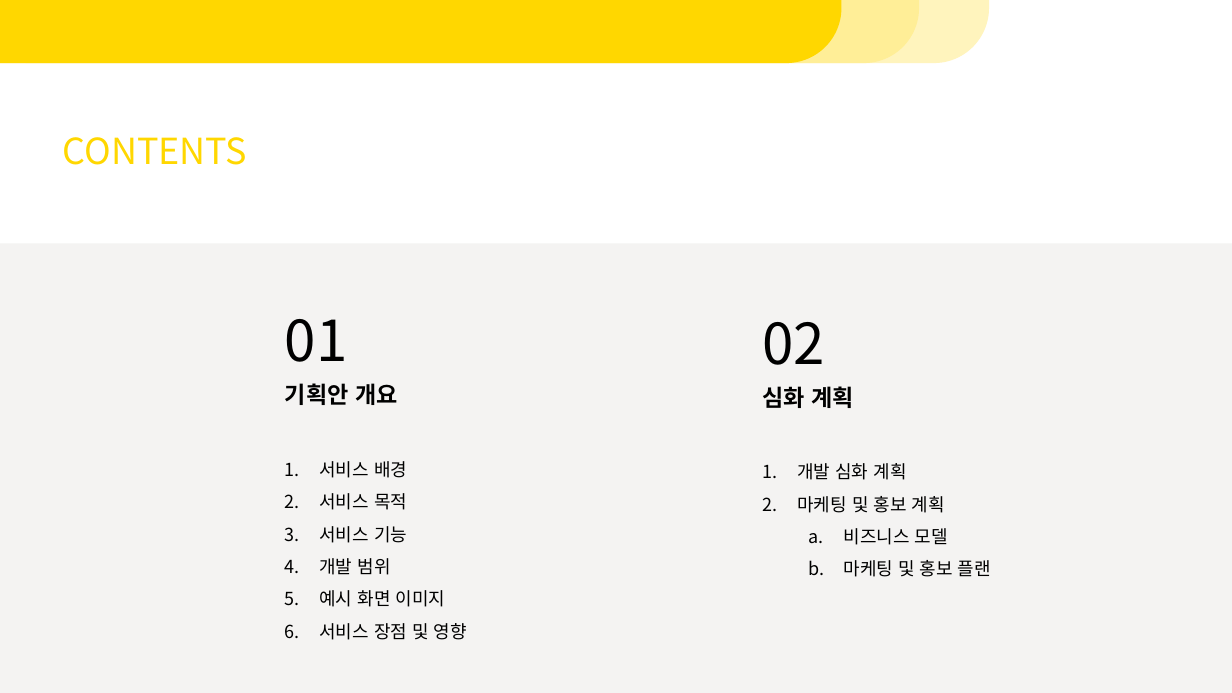
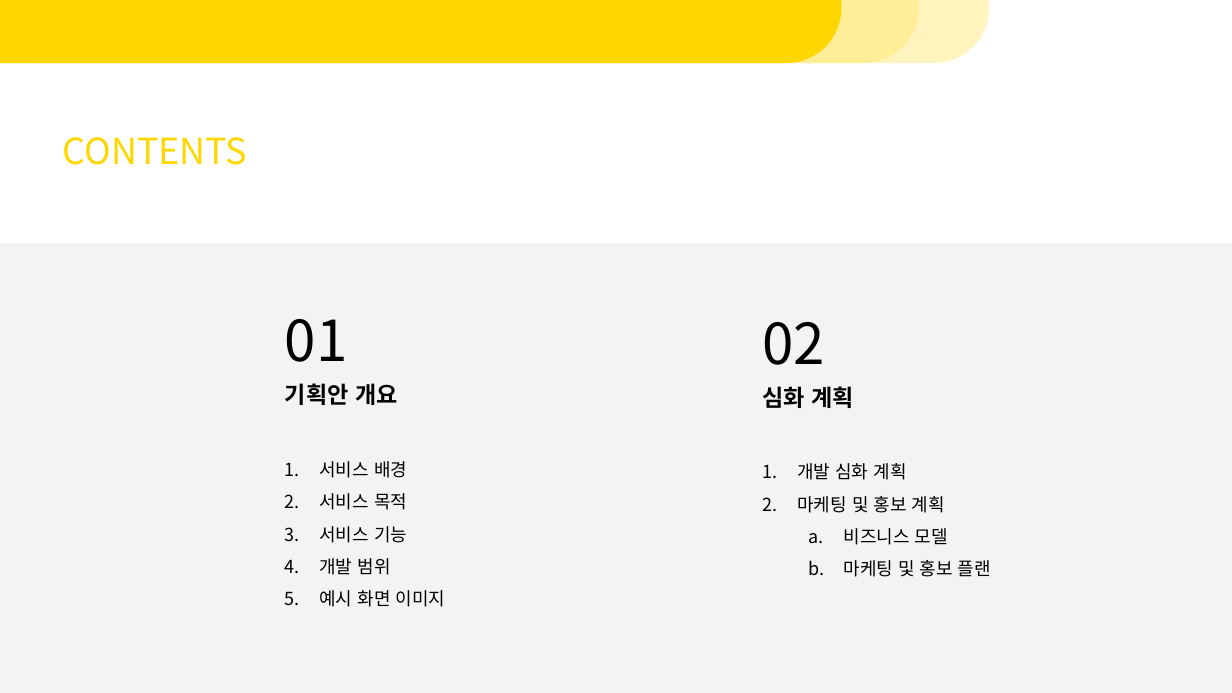
Before and after one commit to Khackathon/k-hackathon, a slide deck: slide 2 of 은아/(발표용)K-해커톤 ppt.pptx. Drawn at 1232x693 pixels with LibreOffice and Linux fonts; fonts in the diff are those of the drawing. Boxes give left, top, right and bottom in pixels: in the first picture for what was removed or moved away, otherwise in the second. Text is boxed around its words. In the diff, an @@ line names an element or a change of style, - is before the commit and + after.

```diff
--- a/은아/(발표용)K-해커톤 ppt.pptx
+++ b/은아/(발표용)K-해커톤 ppt.pptx
@@ text at box(319, 623, 467, 640): paragraph removed @@
-6. 서비스 장점 및 영향
```
Also in this commit, not shown: 1 slide removed.
